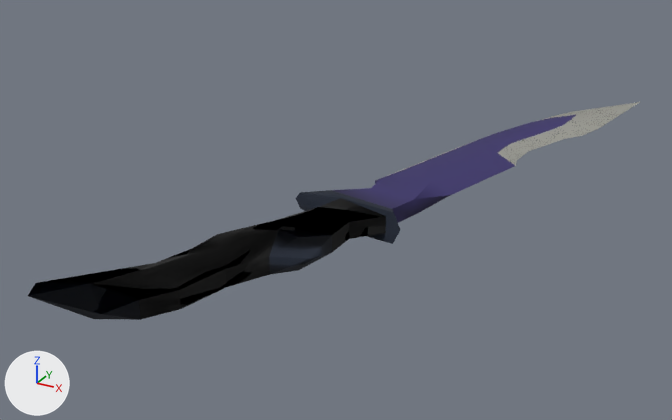
The glTF model native/assets/weapons/pd/19-combat-knife-tp.glb, before and after one commit.
Camera for both pictures: a camera (50 mm lens) standing at (63.0, -605.0, 195.0) and looking at (-179.0, -164.0, -26.0). Lighting does not change. The marker at lower left points along +X, +Y and +Z. The first picture is the older version. Vertices at exactly the same position are counted once.

The older version as bpy lines, for what is in view:
```python
me_chrknife_bin = bpy.data.meshes.new('chrknife.bin')
me_chrknife_bin.from_pydata(...)  # 88 vertices, 172 faces; spans x -238.0..-58.0, y -352.0..77.0, z -16.0..2.0
# faces by material slot: [40, 44, 38, 50]
me_chrknife_bin.materials.append(mat_tex00_32x32)
me_chrknife_bin.materials.append(mat_tex01_32x32)
me_chrknife_bin.materials.append(mat_tex02_32x32)
me_chrknife_bin.materials.append(mat_tex03_32x64)
ob_gun = bpy.data.objects.new('gun', me_chrknife_bin)
ob_gun.location = (0.0, 0.0, 0.0)
```
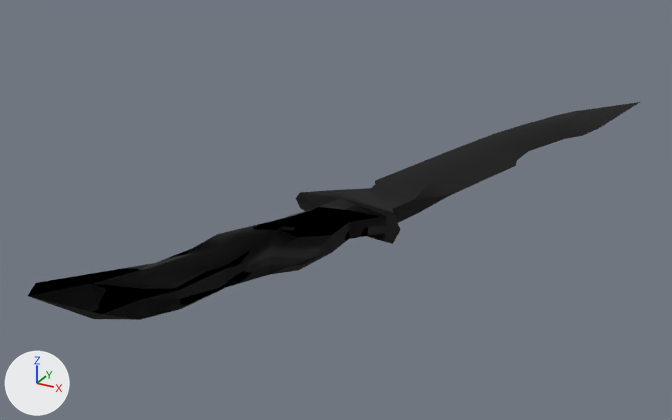
Pixel boxes [x1, y1, x2, y2] of what changed, in the pictures (672 x 420 px):
part 1 of me_chrknife_bin, recoloured: [380, 102, 640, 179] in both
part 2 of me_chrknife_bin, recoloured (blue to black): [332, 115, 576, 222] in both
part 3 of me_chrknife_bin, recoloured: [269, 190, 400, 270] in both

The change, as a list of edits to the scene's bpy script:
```text
Add mat_tex0323_32x32_cullbothenvmappingtexscales0_031250texscalet0_031250:
    mat_tex0323_32x32_cullbothenvmappingtexscales0_031250texscalet0_031250 = bpy.data.materials.new('tex0323_32x32_CullBothEnvMappingTexScaleS0.031250TexScaleT0.031250')
    # colours: black #000000, mixed with the vertex colours
    # uses the picture img_image_2
Add mat_tex063a_32x32_cullbothenvmappingtexscales0_031250texscalet0_031250:
    mat_tex063a_32x32_cullbothenvmappingtexscales0_031250texscalet0_031250 = bpy.data.materials.new('tex063a_32x32_CullBothEnvMappingTexScaleS0.031250TexScaleT0.031250')
    # colours: black #000000, mixed with the vertex colours
    # uses the picture img_image_0
Add mat_tex0639_32x32_cullbothenvmappingtexscales0_031250texscalet0_031250:
    mat_tex0639_32x32_cullbothenvmappingtexscales0_031250texscalet0_031250 = bpy.data.materials.new('tex0639_32x32_CullBothEnvMappingTexScaleS0.031250TexScaleT0.031250')
    # colours: black #000000, mixed with the vertex colours
    # uses the picture img_image_1
Change me_chrknife_bin:
    where me_chrknife_bin.from_pydata(...)  # 88 vertices, 172 faces; spans x -238.0..-58.0, y -352.0..77.0, z -16.0..2.0
    used by ob_gun; location = (0.0, 0.0, 0.0)
    me_chrknife_bin part 1: all 40 faces that had it switch from mat_tex00_32x32 to mat_tex063a_32x32_cullbothenvmappingtexscales0_031250texscalet0_031250
    me_chrknife_bin part 2: all 44 faces that had it switch from mat_tex01_32x32 to mat_tex0639_32x32_cullbothenvmappingtexscales0_031250texscalet0_031250
    me_chrknife_bin part 3: all 38 faces that had it switch from mat_tex02_32x32 to mat_tex0323_32x32_cullbothenvmappingtexscales0_031250texscalet0_031250
```
